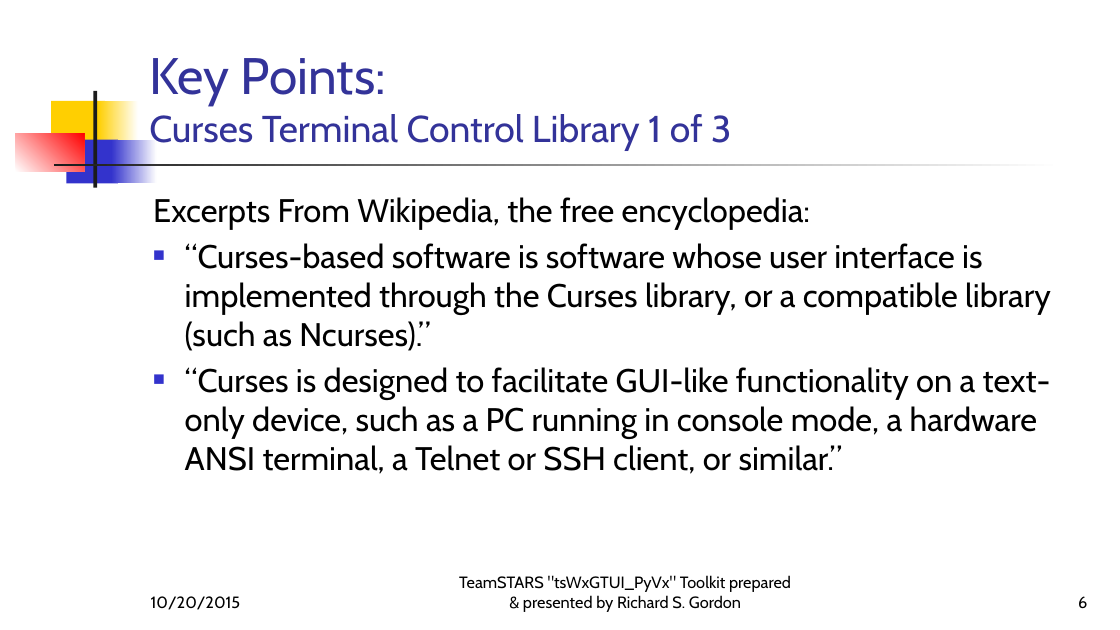
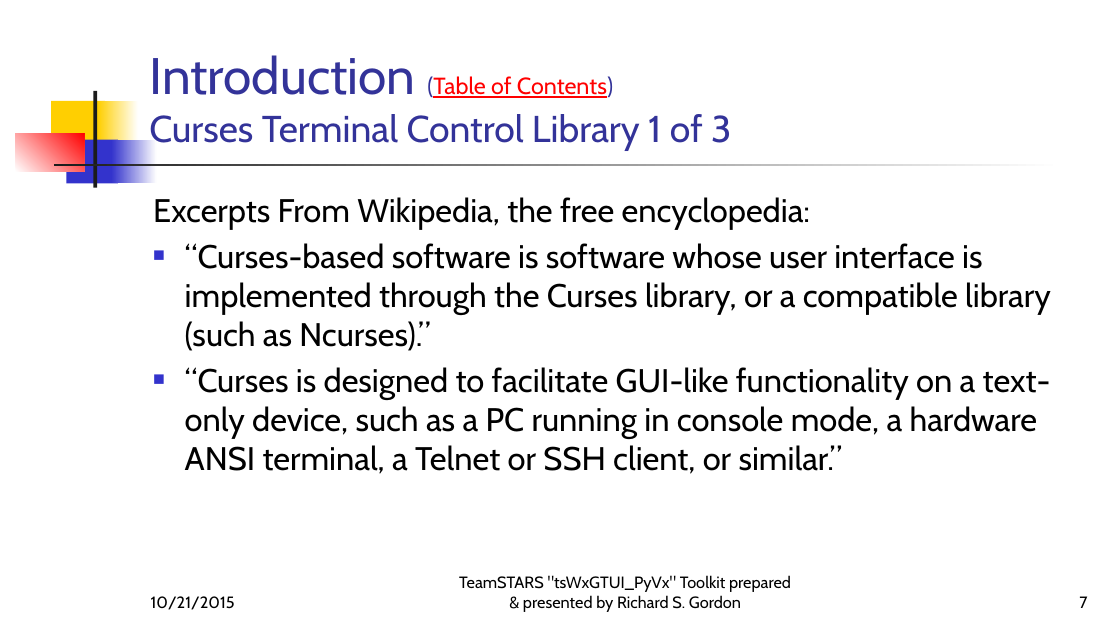
Before and after one commit to rigordo959/tsWxGTUI_PyVx_Repository, a slide deck: slide 7 of Notebooks/EngineeringNotebook/MS-PowerPoint-Files/tsWxGTUI_PyVx.pptx (slide 6 before the commit). Drawn at 1120x630 pixels with LibreOffice and Linux fonts; fonts in the diff are those of the drawing. Boxes give left, top, right and bottom in pixels: in the first picture for what was removed or moved away, otherwise in the second. Text is boxed around its words. In the diff, an @@ line names an element or a change of style, - is before the commit and + after.

Commit message:
Re-organize and clarify MS PowerPoint Presentation.

```diff
--- a/Notebooks/EngineeringNotebook/MS-PowerPoint-Files/tsWxGTUI_PyVx.pptx
+++ b/Notebooks/EngineeringNotebook/MS-PowerPoint-Files/tsWxGTUI_PyVx.pptx
@@ title at (149, 55, 731, 150): text changed @@
-Key Points:
-Curses Terminal Control Library 1 of 3
+Introduction (Table of Contents)
+Curses Terminal Control Library 1 of 3
@@ text at (151, 596, 235, 610): text changed @@
-10/20/2015
+10/21/2015
@@ page number at (1079, 596, 1087, 608): text changed @@
-6
+7
```
Also in this commit, not shown: 57 other slides changed, 1 slide added, 4 slides removed.
